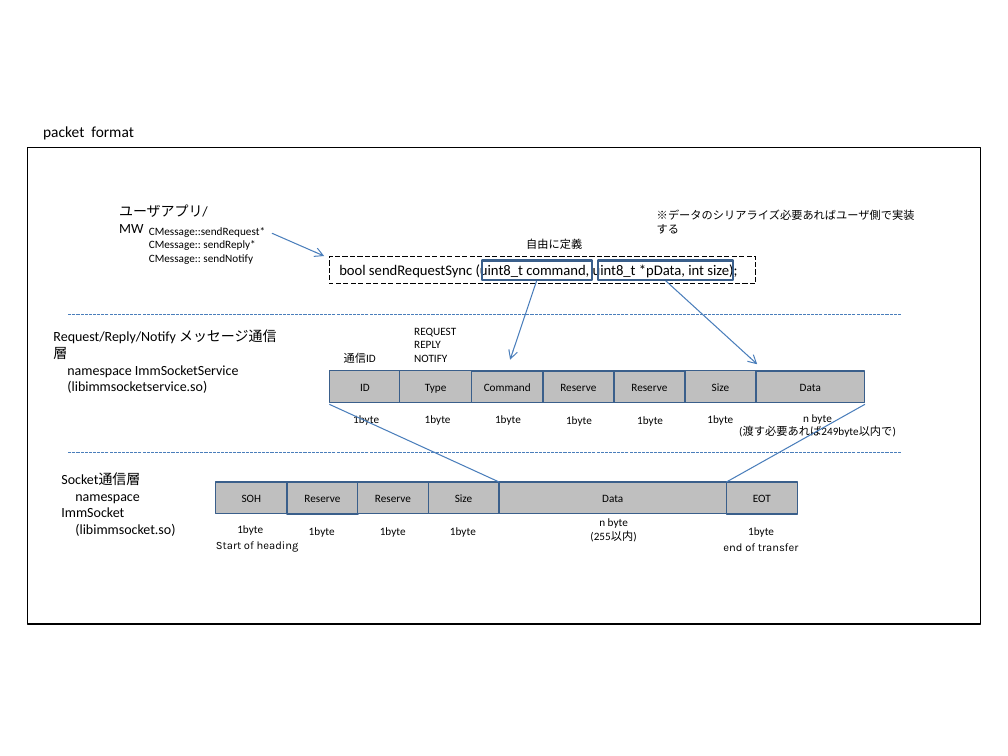
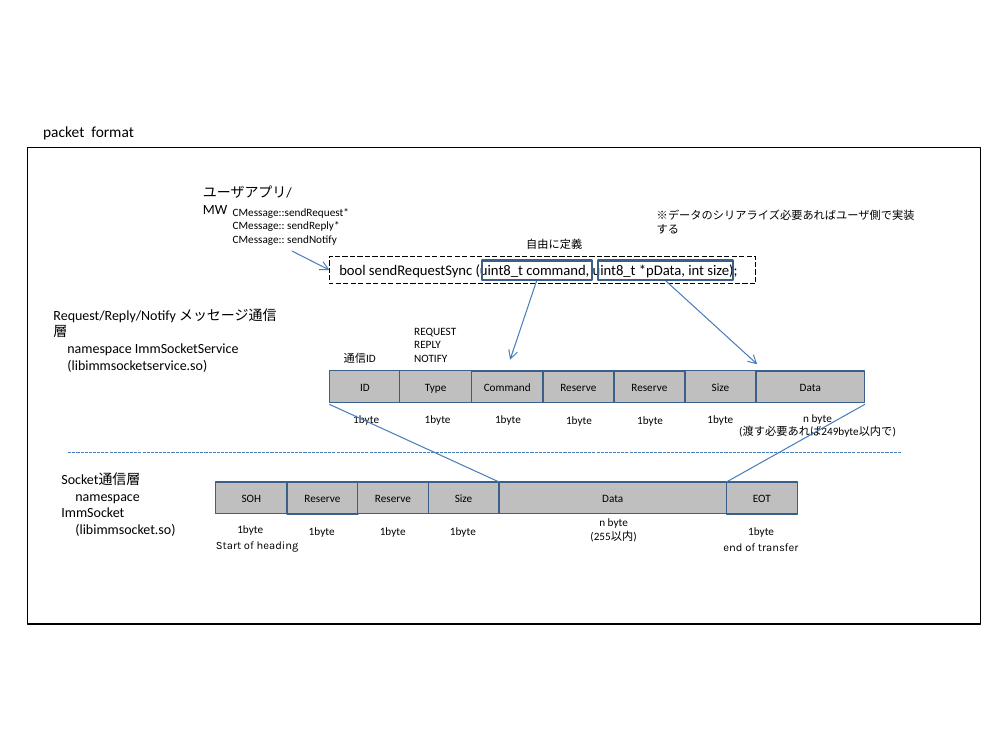
Before and after one commit to ysan/immsocket, a slide deck: slide 3 of etc/immsocket.pptx. Drawn at 1008x756 pixels with LibreOffice and Linux fonts; fonts in the diff are those of the drawing. Boxes give left, top, right and bottom in pixels: in the first picture for what was removed or moved away, otherwise in the second. Text is boxed around its words. In the diff, an @@ line names an element or a change of style, - is before the commit and + after.

```diff
--- a/etc/immsocket.pptx
+++ b/etc/immsocket.pptx
@@ text "ユーザアプリ/MW": place and size @@
-text "ユーザアプリ/MW" at <box>119,204,208,233</box>
+text "ユーザアプリ/MW" at <box>203,185,292,214</box>
@@ text "CMessage::sendRequest*": place and size @@
-text "CMessage::sendRequest*" at <box>149,227,265,264</box>
+text "CMessage::sendRequest*" at <box>233,208,349,245</box>
@@ arrow moved from (272, 233) - (325, 256) to (292, 251) - (330, 270) @@
@@ text "Request/Reply/Notify メッセージ通信層": place and size @@
-text "Request/Reply/Notify メッセージ通信層" at <box>53,329,276,393</box>
+text "Request/Reply/Notify メッセージ通信層" at <box>53,308,276,372</box>
@@ line removed from (901, 314) to (68, 314) @@
```
Also in this commit, not shown: 1 other slide changed, 2 other files.
